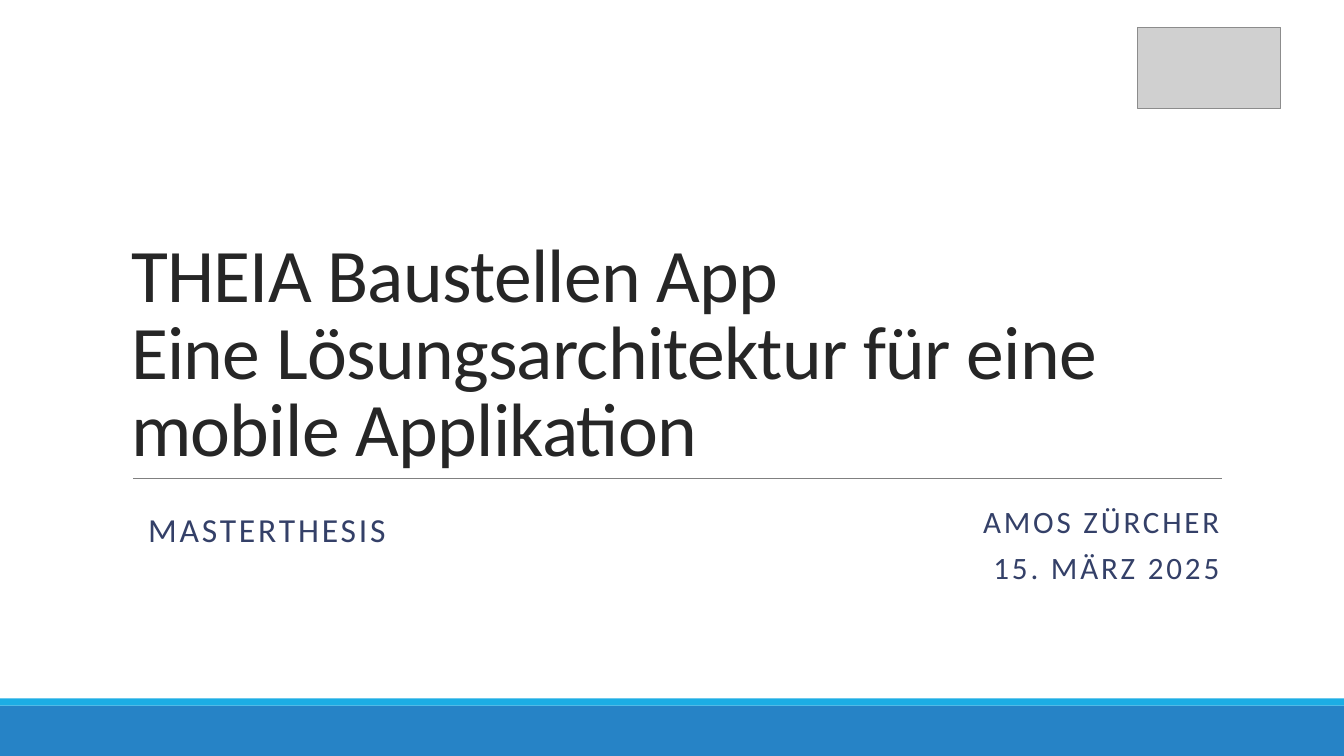
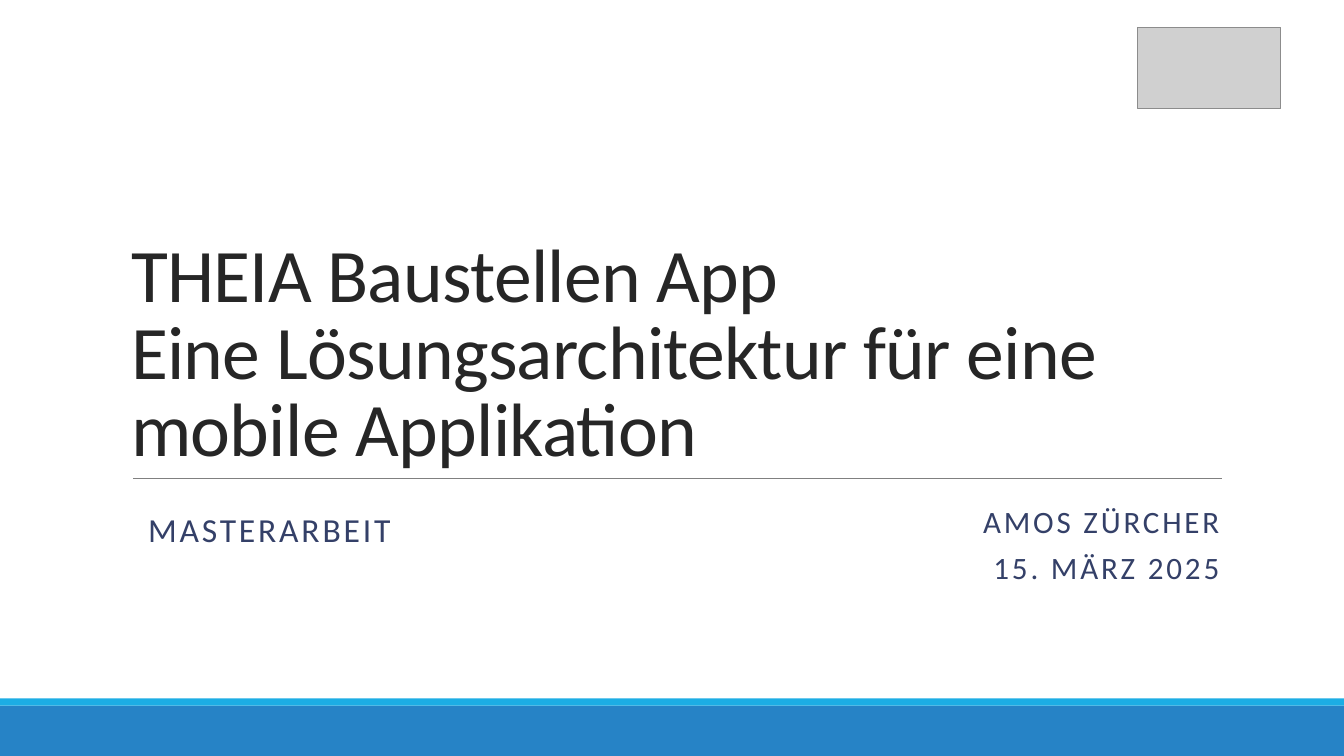
Before and after one commit to zuercheram/Master-Thesis, a slide deck: slide 1 of präsentation/pptx.20250321.001.TheiaBaustellenApp-Präsentation.pptx. Drawn at 1344x756 pixels with LibreOffice and Linux fonts; fonts in the diff are those of the drawing; grey boxes stand for pictures. Boxes give left, top, right and bottom in pixels: in the first picture for what was removed or moved away, otherwise in the second. Text is boxed around its words. In the diff, an @@ line names an element or a change of style, - is before the commit and + after.

```diff
--- a/präsentation/pptx.20250321.001.TheiaBaustellenApp-Präsentation.pptx
+++ b/präsentation/pptx.20250321.001.TheiaBaustellenApp-Präsentation.pptx
@@ text at [148,520,390,543]: text changed @@
-MASTERTHESIS
+MASTERARBEIT
```
